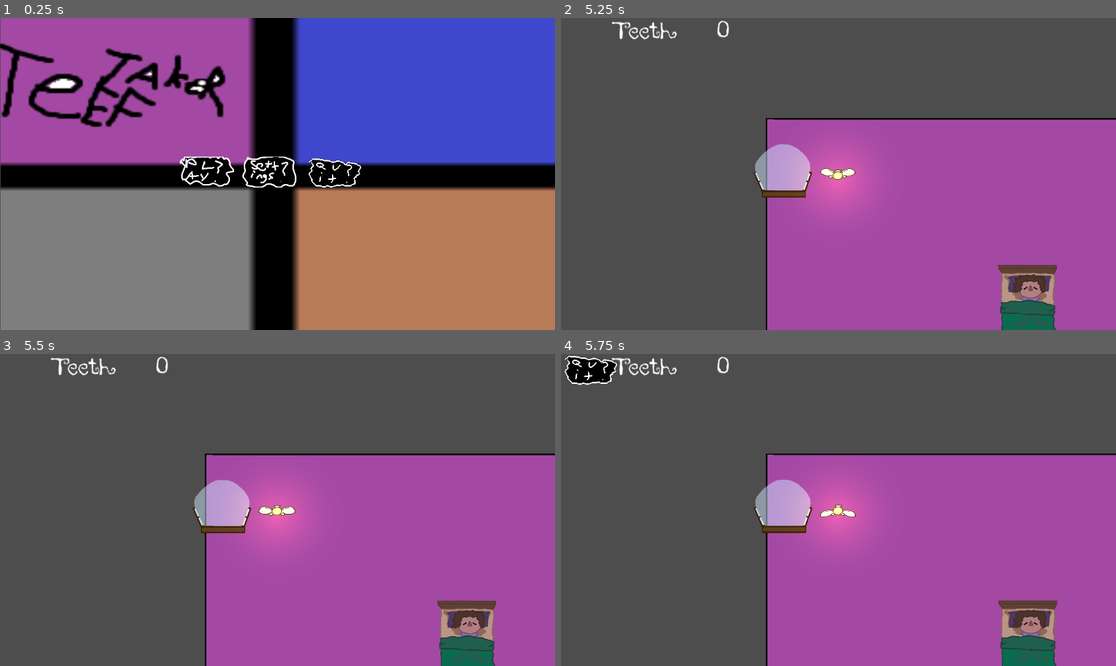
Above: before the commit, frames 1-4 (two rows, left to right).
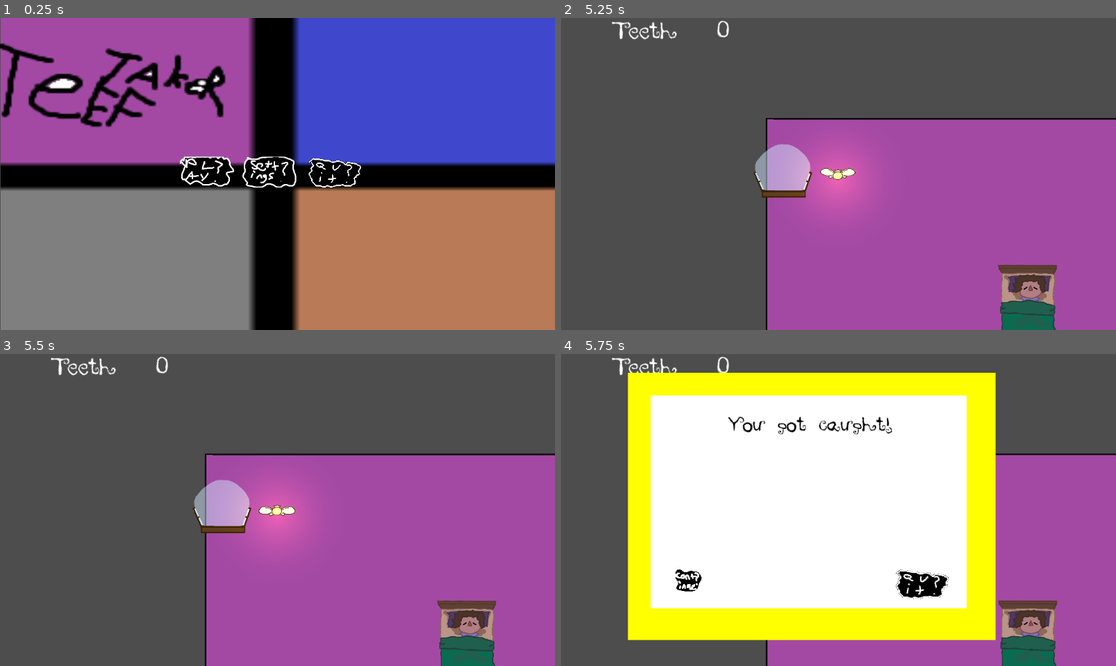
Above: after the commit, the same moments.

Repository: Cthulhu5227/Collector_videogame
Game: Godot game, scene res://main_menu.tscn
The game is run twice, just before and just after one commit, with the same random seed, the same clock (stepped at 60 frames per second) and the same inputs.
Inputs (mouse positions are in pixels of both pictures, inside the frame that each line leads up to):
- Up to frame 1 (0.25 s): no input
- Up to frame 2 (5.25 s): click (771, 170) at 0.5 s; click "level 1" at 1.25 s; tap Enter at 2 s; move the mouse to (960, 158) at 2.02 s; hold Right 2.03-2.78 s; hold E (interact) 2.03-2.78 s; click (960, 158) at 2.17 s; tap Space at 2.27, 3.02, 4.52 s; move the mouse to (727, 189) at 2.77 s; hold Down 2.78-3.53 s; tap E (interact) at 2.85, 4.35 s; move the mouse to (894, 105) at 3.52 s; hold Right 3.53-4.28 s; hold E (interact) 3.53-4.28 s; move the mouse to (810, 236) at 4.27 s; hold Up 4.28-5.03 s; click (810, 236) at 4.42 s; move the mouse to (1005, 220) at 5.02 s; hold Left from 5.03 s (still down); hold E (interact) from 5.03 s (still down)
- Up to frame 3 (5.5 s): keep holding Left; keep holding E (interact); tap Space at 5.27 s
- Up to frame 4 (5.75 s): keep holding Left; keep holding E (interact); tap Escape (ui_cancel) at 5.65 s

Frames 1-3 are identical in both runs. In frame 4, 57% of the frame differs, in the area x 0-79%, y 0-92%.

Commit message:
Added some Game Over menu functionality

Diff:
--- a/inventory.gd
+++ b/inventory.gd
@@ -4,5 +4,8 @@
 func find_teeth():
 	teeth = teeth+1
 
+func lose_teeth():
+	teeth = 0
+
 func _on_teeth_got():
 	pass
--- /dev/null
+++ b/retry_button.gd
@@ -0,0 +1,9 @@
+extends TextureButton
+
+func _ready():
+	pressed.connect(_on_button_pressed)
+
+# Retry level
+func _on_button_pressed():
+	Ui.retry_level()
+	get_tree().reload_current_scene()
--- a/ui.gd
+++ b/ui.gd
@@ -8,10 +8,25 @@
 
 func _input(event):
 	if event.is_action_pressed("ui_cancel"):
-		pause_menu.show(pause_menu)
+		#pause_menu.show(pause_menu)
+		game_over_screen()
 
 func update_teeth_counter():
 	teeth_counter.text = str(Inventory.teeth)
+
+func game_over_screen():
+	var n = $game_over_menu
+	Engine.time_scale = 0
+	n.visible = true
+
+# Reset the level and reset the level teeth counter to 0
+func retry_level():
+	var n = $game_over_menu
+	Inventory.lose_teeth()
+	update_teeth_counter()
+	Engine.time_scale = 1
+	n.visible = false
+	Ui.visible = false
 
 func end_level():
 	var n = $end_menu
--- a/ui.tscn
+++ b/ui.tscn
@@ -1,15 +1,16 @@
-[gd_scene load_steps=13 format=3 uid="uid://b1wobbwoqomn6"]
+[gd_scene load_steps=14 format=3 uid="uid://c3dxvf2x81wwt"]
 
 [ext_resource type="Script" uid="uid://h5gvvejyycn7" path="res://ui.gd" id="1_fyqef"]
-[ext_resource type="Script" uid="uid://c15j6bq2i7nrk" path="res://pause_menu.gd" id="2_m6e0p"]
-[ext_resource type="Script" uid="uid://bslujryosl65c" path="res://quit_button.gd" id="3_27fn8"]
+[ext_resource type="Script" path="res://pause_menu.gd" id="2_m6e0p"]
+[ext_resource type="Script" path="res://quit_button.gd" id="3_27fn8"]
 [ext_resource type="Texture2D" uid="uid://d4lasqjwyn2xn" path="res://assets/quit_test.png" id="3_nltto"]
 [ext_resource type="Texture2D" uid="uid://c5kahe2avqb5h" path="res://assets/quit_hover_test.png" id="4_ibotj"]
 [ext_resource type="PackedScene" uid="uid://22f118a2rwec" path="res://audio_control.tscn" id="7_y4yjw"]
 [ext_resource type="Texture2D" uid="uid://1vlx4jojkgpo" path="res://assets/continue_test.png" id="8_irxef"]
-[ext_resource type="Script" uid="uid://cl566b8lrhplm" path="res://continue_button.gd" id="8_ok7cu"]
-[ext_resource type="Script" uid="uid://u727i38mquow" path="res://music_player.gd" id="8_waa4j"]
+[ext_resource type="Script" path="res://continue_button.gd" id="8_ok7cu"]
+[ext_resource type="Script" path="res://music_player.gd" id="8_waa4j"]
 [ext_resource type="Texture2D" uid="uid://bl7pjkctxytcw" path="res://assets/continue_hover_test.png" id="9_e2l4f"]
+[ext_resource type="Script" uid="uid://bftp35jn4256y" path="res://retry_button.gd" id="11_e2l4f"]
 
 [sub_resource type="LabelSettings" id="LabelSettings_n5ude"]
 font_size = 50
@@ -119,3 +120,56 @@
 text = "You Win! The Teeth are all
 your's for your Tooth castle"
 label_settings = SubResource("LabelSettings_y4yjw")
+horizontal_alignment = 1
+
+[node name="game_over_menu" type="Control" parent="."]
+visible = false
+layout_mode = 3
+anchors_preset = 0
+offset_right = 40.0
+offset_bottom = 40.0
+
+[node name="ColorRect" type="ColorRect" parent="game_over_menu"]
+layout_mode = 0
+offset_left = 139.0
+offset_top = 39.0
+offset_right = 902.0
+offset_bottom = 594.0
+color = Color(1, 1, 0, 1)
+
+[node name="ColorRect" type="ColorRect" parent="game_over_menu/ColorRect"]
+layout_mode = 0
+offset_left = 47.0
+offset_top = 47.0
+offset_right = 703.0
+offset_bottom = 489.0
+
+[node name="quit_button" type="TextureButton" parent="game_over_menu"]
+layout_mode = 0
+offset_left = 688.0
+offset_top = 445.0
+offset_right = 816.0
+offset_bottom = 509.0
+texture_normal = ExtResource("3_nltto")
+texture_hover = ExtResource("4_ibotj")
+script = ExtResource("3_27fn8")
+
+[node name="retry_button" type="TextureButton" parent="game_over_menu"]
+layout_mode = 0
+offset_left = 234.0
+offset_top = 443.0
+offset_right = 362.0
+offset_bottom = 507.0
+texture_normal = ExtResource("8_irxef")
+texture_hover = ExtResource("9_e2l4f")
+script = ExtResource("11_e2l4f")
+
+[node name="Label" type="Label" parent="game_over_menu"]
+layout_mode = 0
+offset_left = 205.0
+offset_top = 124.0
+offset_right = 831.0
+offset_bottom = 241.0
+text = "You got caught!"
+label_settings = SubResource("LabelSettings_y4yjw")
+horizontal_alignment = 1
Not shown: 1 places in levels/level_1.tscn that only renumber resources
Not shown, added: retry_button.gd.uid
